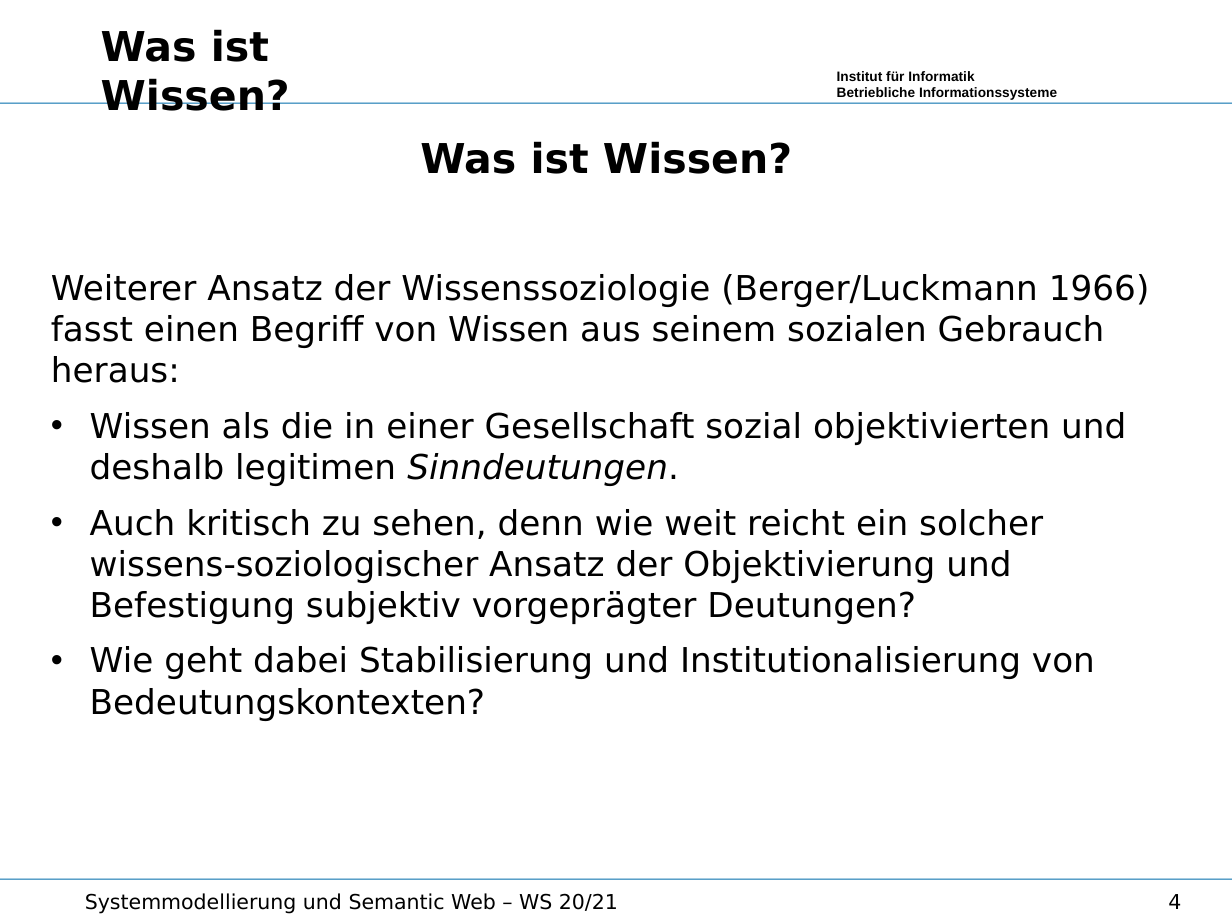
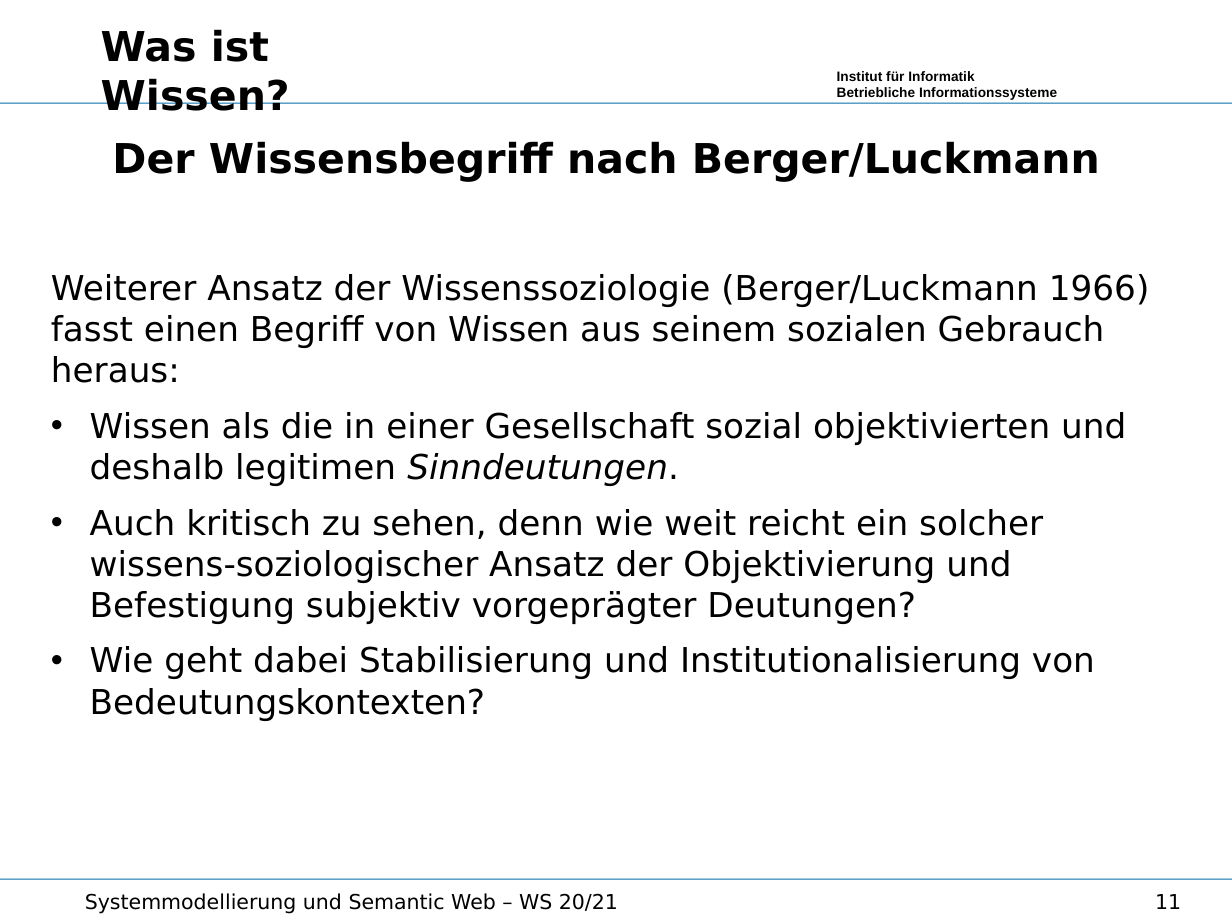
Before and after one commit to wumm-project/Leipzig-Seminar, a slide deck: slide 11 of Wintersemester-2020/Vorlesung/Wissen.odp (slide 4 before the commit). Drawn at 1232x924 pixels with LibreOffice and Linux fonts; fonts in the diff are those of the drawing; background and template pictures are left out. Boxes give left, top, right and bottom in pixels: in the first picture for what was removed or moved away, otherwise in the second. Text is boxed around its words. In the diff, an @@ line names an element or a change of style, - is before the commit and + after.

```diff
--- a/Wintersemester-2020/Vorlesung/Wissen.odp
+++ b/Wintersemester-2020/Vorlesung/Wissen.odp
@@ text at [112, 141, 1100, 182]: text changed @@
-Was ist Wissen?
+Der Wissensbegriff nach Berger/Luckmann
@@ page number at [1155, 894, 1181, 909]: text changed @@
-4
+11
```
Also in this commit, not shown: 8 other slides changed, 7 slides added, 8 slides removed, 4 other files.
